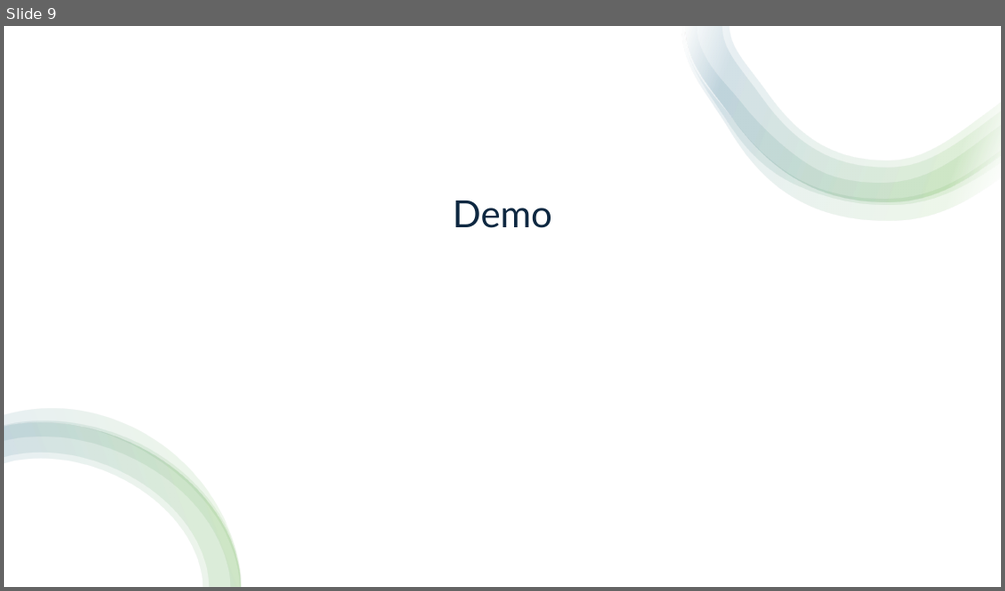
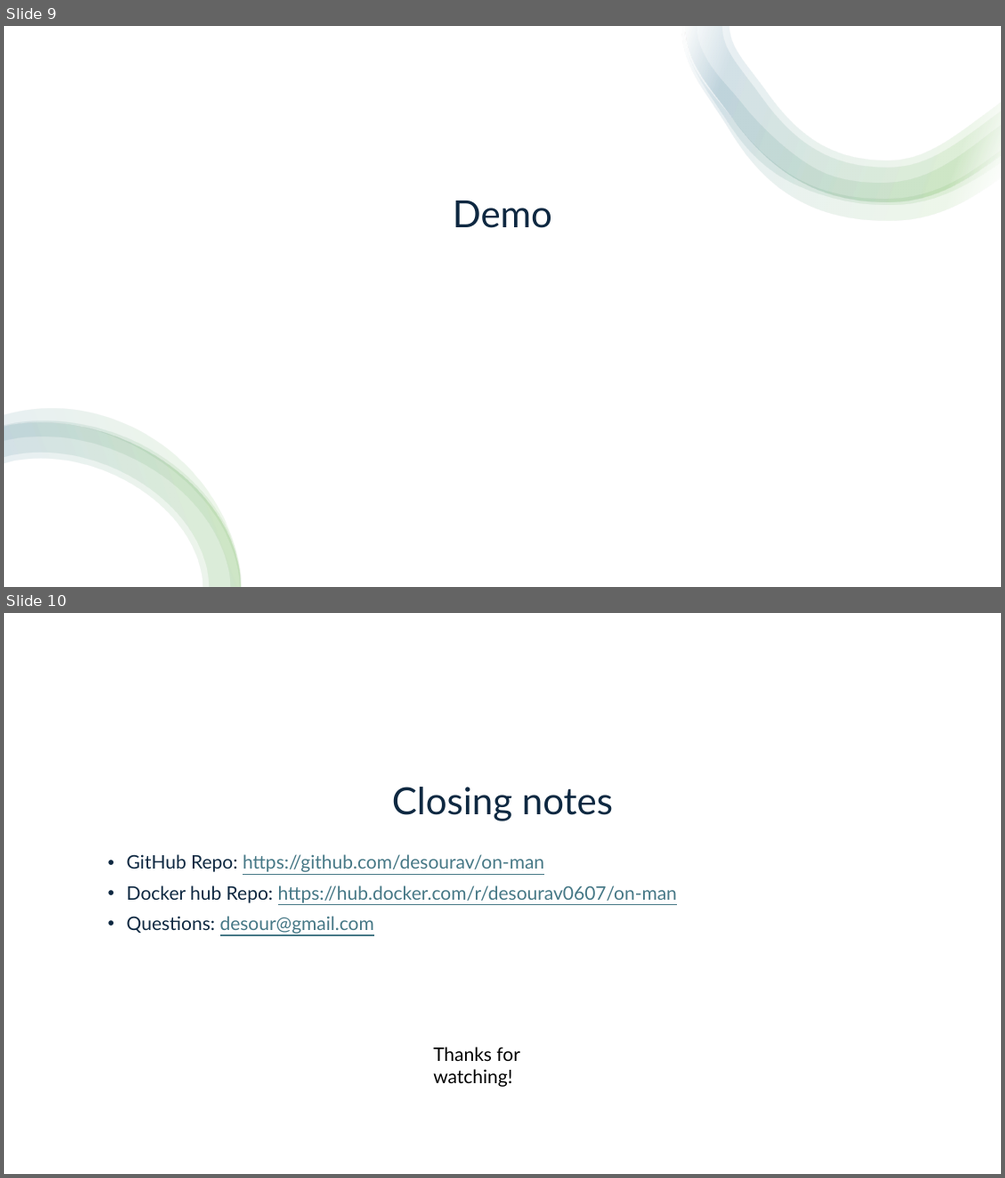
Before and after one commit to desourav/on-man, a slide deck: product-pitch.pptx. Shown one above the other, each under a label of ours: slide 9 before the commit, slides 9 and 10 after it. The pictures are 1005x591 and 1005x1178 pixels, drawn with LibreOffice and Linux fonts; fonts in the diff are those of the drawing. Boxes give left, top, right and bottom in pixels: in the first picture for what was removed or moved away, otherwise in the second. Text is boxed around its words. In the diff, an @@ line names an element or a change of style, - is before the commit and + after.

```diff
--- a/product-pitch.pptx
+++ b/product-pitch.pptx
@@ slide 10 added at <box>4,613,1001,1174</box>, background #FFFFFF @@
@@ title added at <box>392,787,613,821</box>, 36 pt, text #0E2841 @@
+Closing notes
@@ text added at <box>127,854,677,933</box>, 18 pt, text #467886, underline @@
+• GitHub Repo: https://github.com/desourav/on-man
+• Docker hub Repo: https://hub.docker.com/r/desourav0607/on-man
+• Questions: desour@gmail.com
@@ text added at <box>433,1046,520,1086</box>, 18 pt, text #000000 @@
+Thanks for watching!
```
Also in this commit, not shown: 4 slides changed, 5 other files.
